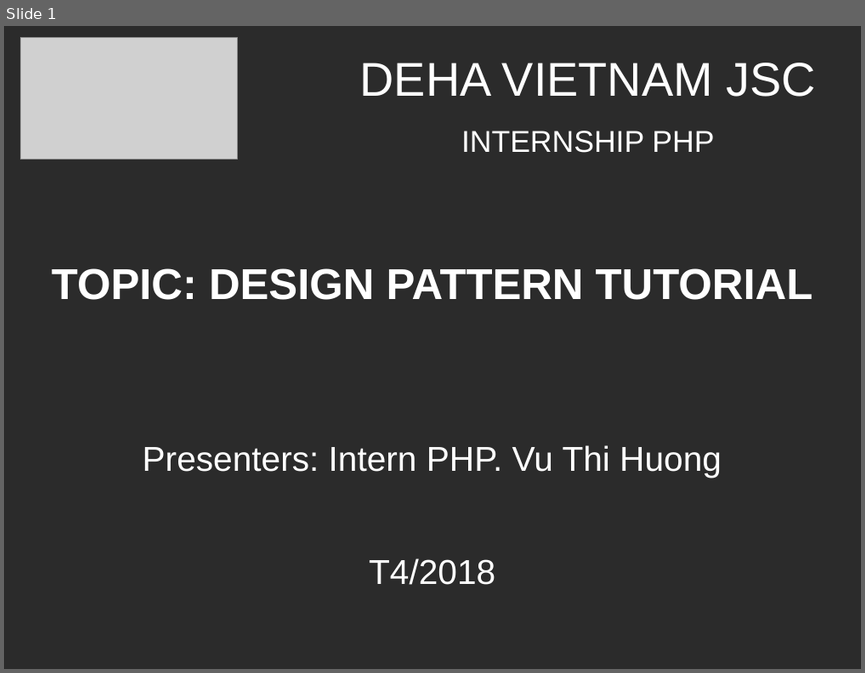
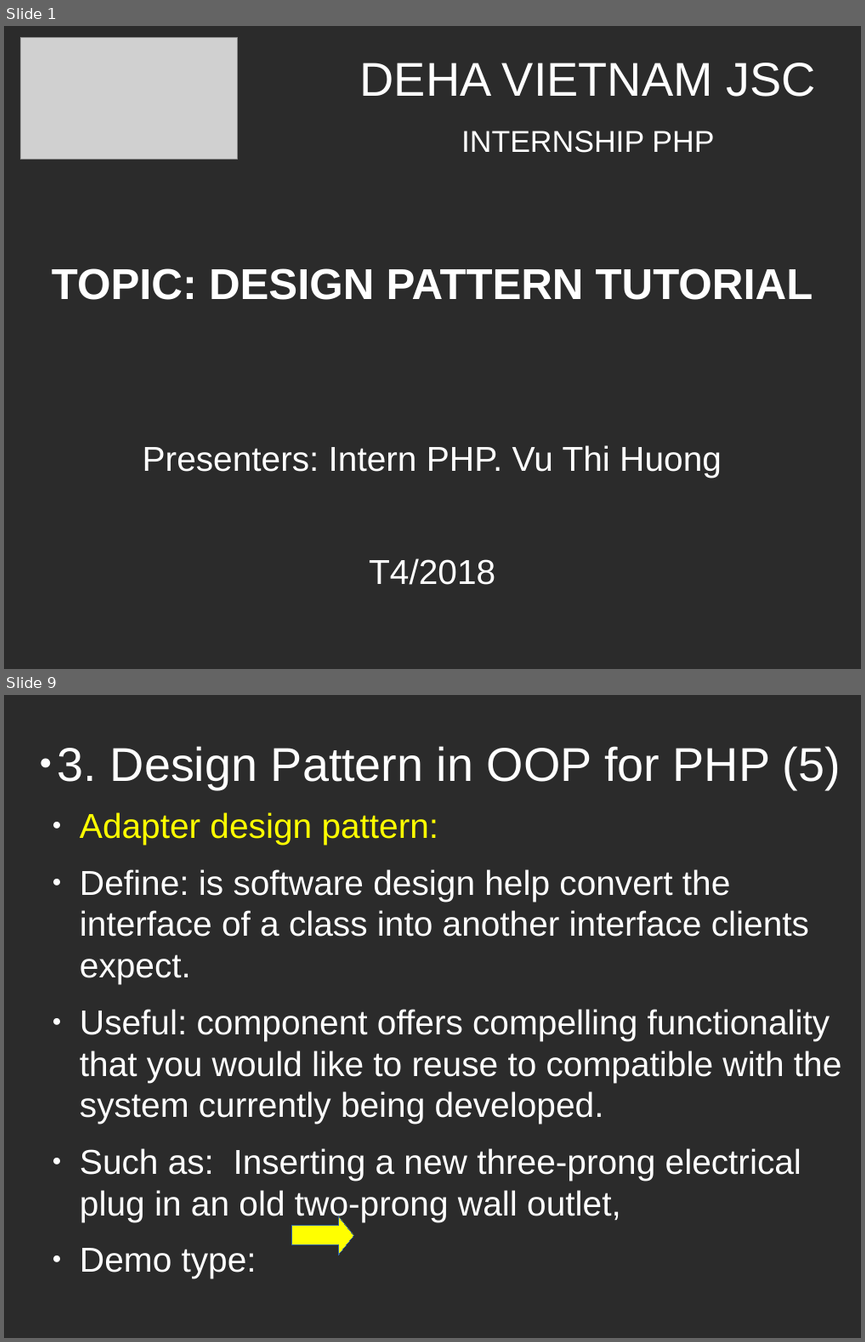
Before and after one commit to huongvt789/design-parttern, a slide deck: design-pattern.odp. Shown one above the other, each under a label of ours: slide 1 before the commit, slides 1 and 9 after it; the slides between them are not shown. The pictures are 865x673 and 865x1342 pixels, drawn with LibreOffice and Linux fonts; fonts in the diff are those of the drawing; grey boxes stand for pictures; background and template pictures are left out; a plain dark background stands for a picture behind light text. Boxes give left, top, right and bottom in pixels: in the first picture for what was removed or moved away, otherwise in the second. Text is boxed around its words. In the diff, an @@ line names an element or a change of style, - is before the commit and + after.

```diff
--- a/design-pattern.odp
+++ b/design-pattern.odp
@@ slide 9 added at (x1=4, y1=695, x2=861, y2=1338), background picture (left out) @@
@@ title added at (x1=58, y1=746, x2=840, y2=789), 43.9 pt, text #FFFFFF @@
+● 3. Design Pattern in OOP for PHP (5)
@@ text added at (x1=80, y1=812, x2=841, y2=1278), 32 pt, text #FFFFFF @@
+● Adapter design pattern:
+● Define: is software design help convert the interface of a class into another interface clients expect.
+● Useful: component offers compelling functionality that you would like to reuse to compatible with the system currently being developed.
+● Such as: Inserting a new three-prong electrical plug in an old two-prong wall outlet,
+● Demo type:
@@ right arrow added at (x1=291, y1=1216, x2=354, y2=1255), fill #FFFF00, outline #3465A4 0 pt @@
```
Also in this commit, not shown: 4 slides changed, 10 other slides added, 1 other file.
